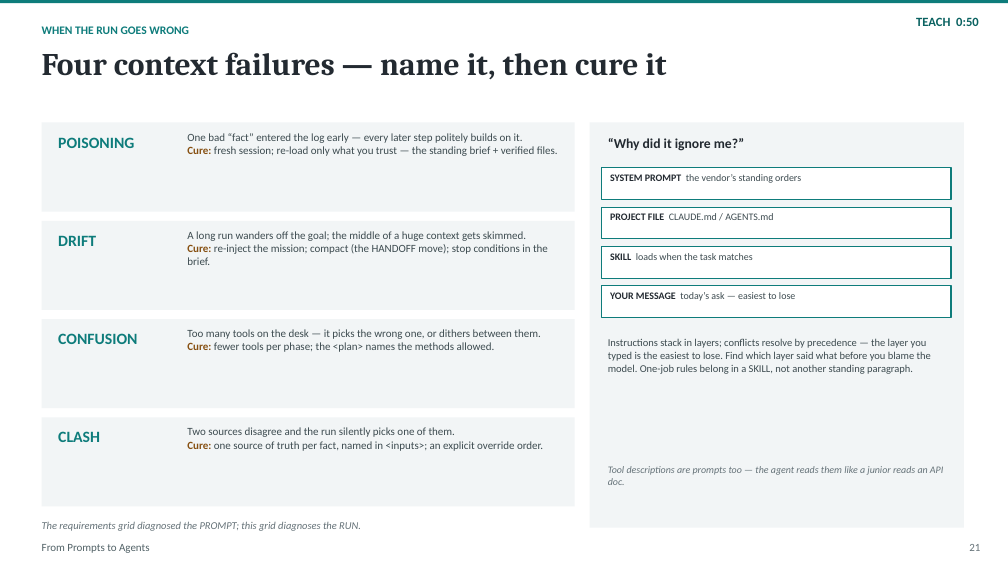
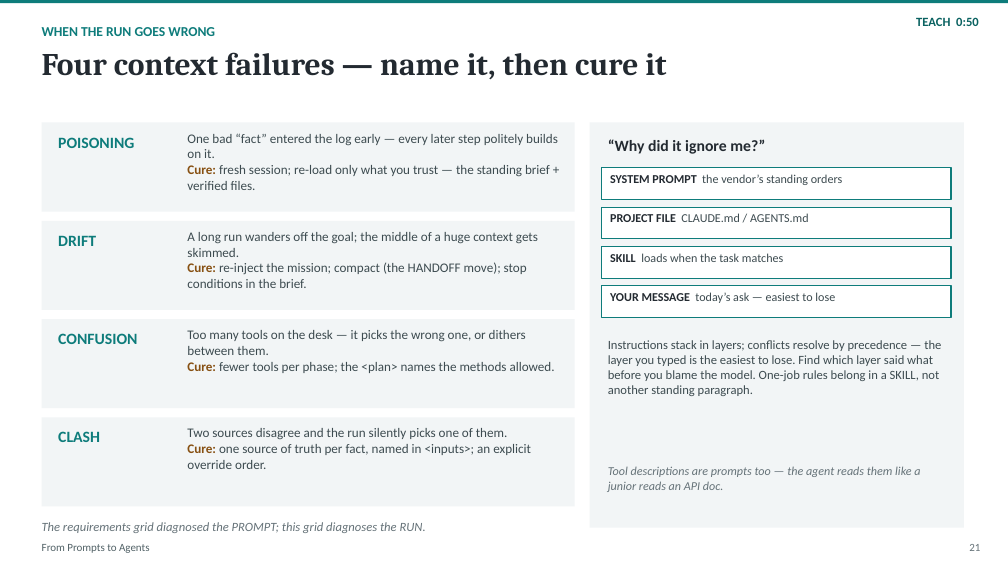
Before and after one commit to naviero1/Claude-Works, a slide deck: slide 21 of ai-training-prompt-engineering/notes/visual-polish/pilot/From_Prompts_to_Agents_Visual_Pilot_v10.pptx. Drawn at 1008x567 pixels with LibreOffice and Linux fonts; fonts in the diff are those of the drawing. Boxes give left, top, right and bottom in pixels: in the first picture for what was removed or moved away, otherwise in the second. Text is boxed around its words. In the diff, an @@ line names an element or a change of style, - is before the commit and + after.

```diff
--- a/ai-training-prompt-engineering/notes/visual-polish/pilot/From_Prompts_to_Agents_Visual_Pilot_v10.pptx
+++ b/ai-training-prompt-engineering/notes/visual-polish/pilot/From_Prompts_to_Agents_Visual_Pilot_v10.pptx
@@ text "WHEN THE RUN GOES WRONG" at <box>42,27,215,36</box>: size 11 to 13 pt @@
@@ text "“Why did it ignore me?”" at <box>608,139,765,154</box>: size 13 to 15 pt @@
@@ text "Instructions stack in layers; conflicts ..." at <box>608,340,941,396</box>: size 10 to 12 pt @@
@@ size 10.5 to 12.5 pt in 4 elements at <box>187,133,558,190</box>, <box>187,232,538,288</box>, <box>187,330,555,373</box>, <box>187,428,531,469</box> @@
@@ size 9.5 to 11.5 pt in 5 elements at <box>610,174,843,185</box>, <box>610,213,809,222</box>, <box>610,253,783,262</box>, <box>610,292,835,303</box>, <box>608,466,920,492</box> @@
@@ text "The requirements grid diagnosed the ..." at <box>42,522,426,533</box>: size 10 to 12 pt @@
```
Also in this commit, not shown: 1 other slide changed, 4 other files.
